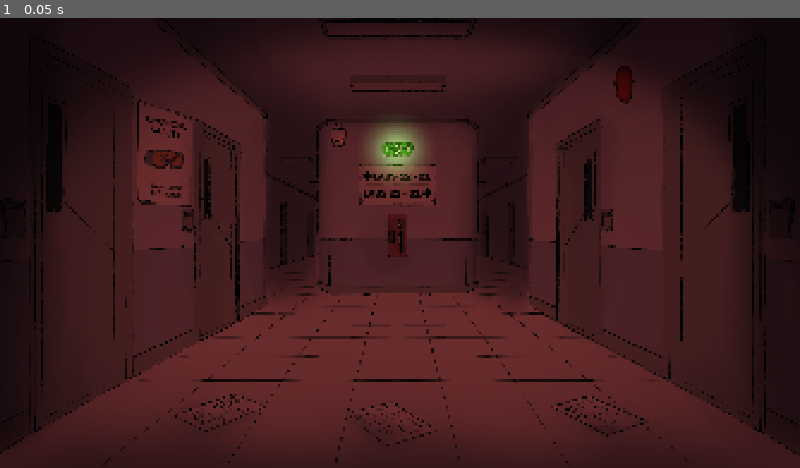
Above: before the commit, frame 1.
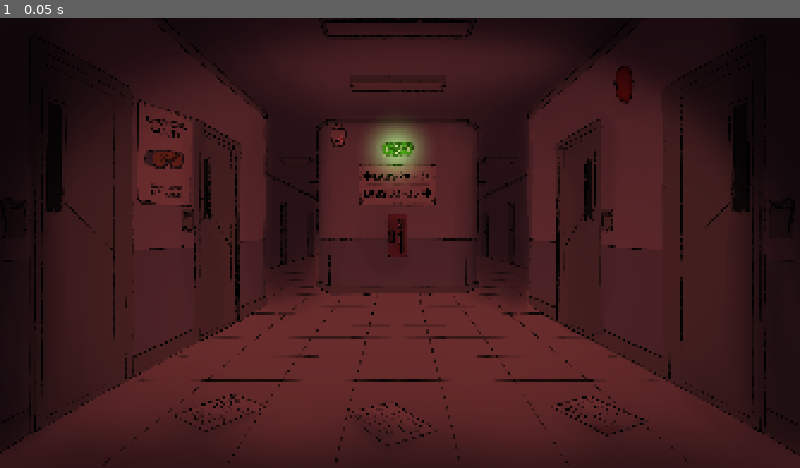
Above: after the commit, the same moment.

Repository: ReeceVinyard/SCP-VN
Game: Godot game, scene res://scenes/maps/hall_papers.tscn
Same seed, same stepped clock (60 frames per second), same inputs: the game is played once before the commit and once after it. This scene is started directly instead of the project's main scene.
Inputs:
- Up to frame 1 (0.05 s): no input

The runs differ from the first frame. In frame 1, less than 0.1% of the frame differs, in the area x 48-54%, y 34-40%.

Commit message:
Add sound effects and Corridor 2 room-number sign.
- Add SoundManager autoload with a pooled SFX player.
- Play keypad beep on keypad unlock, door opening on door transitions,
  memory unlocked on fragment recovery, and paper rustle on paperwork.
- Add Corridor 2 directory sign overlay, hotspot, and flavor beat.

Co-authored-by: Cursor <cursoragent@cursor.com>

Diff:
--- a/project.godot
+++ b/project.godot
@@ -25,6 +25,7 @@
 GameState="*res://scripts/autoload/game_state.gd"
 DialogueManager="*res://scripts/autoload/dialogue_manager.gd"
 SaveManager="*res://scripts/autoload/save_manager.gd"
+SoundManager="*res://scripts/autoload/sound_manager.gd"
 
 [display]
 
@@ -32,7 +33,6 @@
 window/size/viewport_height=1080
 window/size/mode=2
 window/stretch/mode="canvas_items"
-window/stretch/aspect="keep"
 
 [input]
 
--- a/scenes/maps/hall_papers.tscn
+++ b/scenes/maps/hall_papers.tscn
@@ -195,3 +195,18 @@
 hotspot_id = "door_r_close"
 label_text = "Door (right)"
 knot = "door_r_close_flavor"
+
+[node name="Sign" type="Control" parent="Hotspots" unique_id=277096679]
+layout_mode = 1
+anchor_left = 0.4484
+anchor_top = 0.325
+anchor_right = 0.5458
+anchor_bottom = 0.4176
+grow_horizontal = 0
+grow_vertical = 0
+tooltip_text = "Wall sign"
+mouse_default_cursor_shape = 2
+script = ExtResource("2_hotspot")
+hotspot_id = "sign"
+label_text = "Wall sign"
+knot = "corridor2_sign_flavor"
--- a/scripts/autoload/game_state.gd
+++ b/scripts/autoload/game_state.gd
@@ -174,6 +174,7 @@
 	if memory_fragments.get(fragment_id, false):
 		return false
 	memory_fragments[fragment_id] = true
+	SoundManager.play("memory_unlocked")
 	memory_fragments_changed.emit()
 	return true
 
--- /dev/null
+++ b/scripts/autoload/sound_manager.gd
@@ -0,0 +1,60 @@
+extends Node
+
+## Central sound-effect player. Call `SoundManager.play("<id>")` from anywhere.
+##
+## Audio files live in res://assets/Sound effects/. They are loaded lazily and
+## null-checked, so a missing/not-yet-imported file simply stays silent instead
+## of crashing. A small player pool lets overlapping effects play together.
+
+const SFX := {
+	"keypad_beep": "res://assets/Sound effects/Keypad beep.mp3",
+	"door_opening": "res://assets/Sound effects/Door opening.mp3",
+	"memory_unlocked": "res://assets/Sound effects/Memory unlocked.mp3",
+	"paper_rustle": "res://assets/Sound effects/Paper rustle.mp3",
+	"metal_stair": "res://assets/Sound effects/Metal stair.mp3",
+}
+
+const POOL_SIZE := 6
+
+var _streams: Dictionary = {}
+var _players: Array[AudioStreamPlayer] = []
+var _next_player := 0
+
+
+func _ready() -> void:
+	for _i in POOL_SIZE:
+		var player := AudioStreamPlayer.new()
+		player.bus = "Master"
+		add_child(player)
+		_players.append(player)
+	for id in SFX.keys():
+		_resolve_stream(id)
+
+
+func play(id: String, volume_db: float = 0.0) -> void:
+	var stream := _resolve_stream(id)
+	if stream == null:
+		return
+	var player := _players[_next_player]
+	_next_player = (_next_player + 1) % _players.size()
+	player.stream = stream
+	player.volume_db = volume_db
+	player.play()
+
+
+func _resolve_stream(id: String) -> AudioStream:
+	if _streams.has(id):
+		return _streams[id]
+	var path: String = SFX.get(id, "")
+	if path.is_empty() or not ResourceLoader.exists(path):
+		return null
+	var stream := load(path) as AudioStream
+	if stream == null:
+		return null
+	# Sound effects are one-shots; never let an import default loop them forever.
+	if stream is AudioStreamMP3:
+		(stream as AudioStreamMP3).loop = false
+	elif stream is AudioStreamOggVorbis:
+		(stream as AudioStreamOggVorbis).loop = false
+	_streams[id] = stream
+	return stream
--- a/scripts/data/interactable_registry.gd
+++ b/scripts/data/interactable_registry.gd
@@ -26,6 +26,7 @@
 		"door_r_close": "res://assets/Interactables/corridor2_door_R_close.png",
 		"door_r_far": "res://assets/Interactables/corridor2_door_R_far.png",
 		"door_r_far_open": "res://assets/Interactables/corridor2_open_door.png",
+		"sign": "res://assets/Interactables/Corridor 2 sign.png",
 		"chase_at_door": "res://assets/Characters/Chase/chase.png",
 	},
 	"corridor_forward": {
@@ -101,6 +102,7 @@
 		"door_l_far": Rect2(0.2427, 0.2241, 0.0594, 0.4981),
 		"door_r_close": Rect2(0.8281, 0.0333, 0.1292, 0.8870),
 		"door_r_far": Rect2(0.6937, 0.2241, 0.0594, 0.4981),
+		"sign": Rect2(0.4484, 0.325, 0.0974, 0.0926),
 	},
 	"corridor_forward": {
 		"return_hall": Rect2(0.0365, 0.0389, 0.1302, 0.8889),
--- a/scripts/exploration_map.gd
+++ b/scripts/exploration_map.gd
@@ -297,11 +297,15 @@
 	if GameState.needs_mandatory_naming():
 		_start_knot(hs.get("knot_need_name", ""))
 		return
+	# Keypad accepts the keycard and the reader chirps.
+	SoundManager.play("keypad_beep")
 	_last_knot = hs.get("knot_exit", "")
 	_start_knot(_last_knot)
 
 
 func _handle_paper(hs: Dictionary) -> void:
+	# Handling paperwork on the floor — rustle whether it's new or re-read.
+	SoundManager.play("paper_rustle")
 	var paper_id: String = hs.get("paper_id", "")
 	if GameState.has_read_paper(paper_id):
 		_start_knot(hs.get("empty_knot", ""))
@@ -317,6 +321,8 @@
 			briefing = "corridor3_chase_briefing_harsh" if GameState.has_flag("chase_lied_keycard") else "corridor3_chase_briefing_gentle"
 		_launch_corridor_forward_transition(briefing)
 		return
+	# An ordinary door swinging open onto the next/previous room.
+	SoundManager.play("door_opening")
 	GameState.current_map_id = hs.get("target_map", _map_id)
 	_start_knot(hs.get("knot", ""))
 
@@ -404,6 +410,8 @@
 	if not is_inside_tree():
 		return
 	GameState.disable_exploration()
+	# The unlocked door swings open as the player steps through.
+	SoundManager.play("door_opening")
 	# A slight shake as the fog hits, then a fade out-and-in to black.
 	DialogueManager.screen_shake_requested.emit("light")
 	await get_tree().create_timer(ARCHIVES_DEPART_SHAKE_HOLD_SEC).timeout
@@ -438,6 +446,8 @@
 	if briefing_knot.is_empty() or _corridor_transition_running:
 		return
 	_corridor_transition_running = true
+	# The door ahead opens as Chase leads the player through to the next corridor.
+	SoundManager.play("door_opening")
 	_run_corridor_forward_transition_async(briefing_knot)
 
 
--- a/scripts/main.gd
+++ b/scripts/main.gd
@@ -81,6 +81,7 @@
 
 func _on_item_acquired(item_id: String) -> void:
 	if ItemRegistry.is_readable_document(item_id):
+		SoundManager.play("paper_rustle")
 		_document_reader.show_document(item_id, false)
 	else:
 		_item_found_modal.show_item(item_id)
@@ -105,6 +106,8 @@
 
 func _on_document_closed(item_id: String, grant_item_on_close: bool) -> void:
 	if grant_item_on_close and not GameState.has_item(item_id):
+		if ItemRegistry.is_readable_document(item_id):
+			SoundManager.play("paper_rustle")
 		GameState.add_item(item_id, false)
 	if item_id == "eh_14":
 		GameState.set_flag("eh_14_read")
--- a/story/story.json
+++ b/story/story.json
@@ -234,6 +234,18 @@
 		{
 		  "speaker": "",
 		  "text": "Another sealed lab door. The handle is warm, as if something pressed against it from within."
+		}
+	  ]
+	},
+	"corridor2_sign_flavor": {
+	  "lines": [
+		{
+		  "speaker": "",
+		  "text": "A wall-mounted directory sign. An arrow points left to LABS 28–31; right to LABS 32–35."
+		},
+		{
+		  "speaker": "",
+		  "text": "The numbers climb the deeper the Archives go. Whatever they kept down here, they didn't want it near the surface."
 		}
 	  ]
 	},
Binary file added: assets/Interactables/Corridor 2 sign.png
Not shown, added: assets/Interactables/Corridor 2 sign.png.import
Not shown, added: assets/Sound effects/Door opening.mp3.import
Not shown, added: assets/Sound effects/Keypad beep.mp3.import
Not shown, added: assets/Sound effects/Memory unlocked.mp3.import
Not shown, added: assets/Sound effects/Metal stair.mp3.import
Not shown, added: assets/Sound effects/Paper rustle.mp3.import
Binary file changed: assets/backgrounds/corridor2.png
Not shown, added: scripts/autoload/sound_manager.gd.uid
Not shown, added: assets/Sound effects/Door opening.mp3
Not shown, added: assets/Sound effects/Keypad beep.mp3
Not shown, added: assets/Sound effects/Memory unlocked.mp3
(and 2 more such lines)
